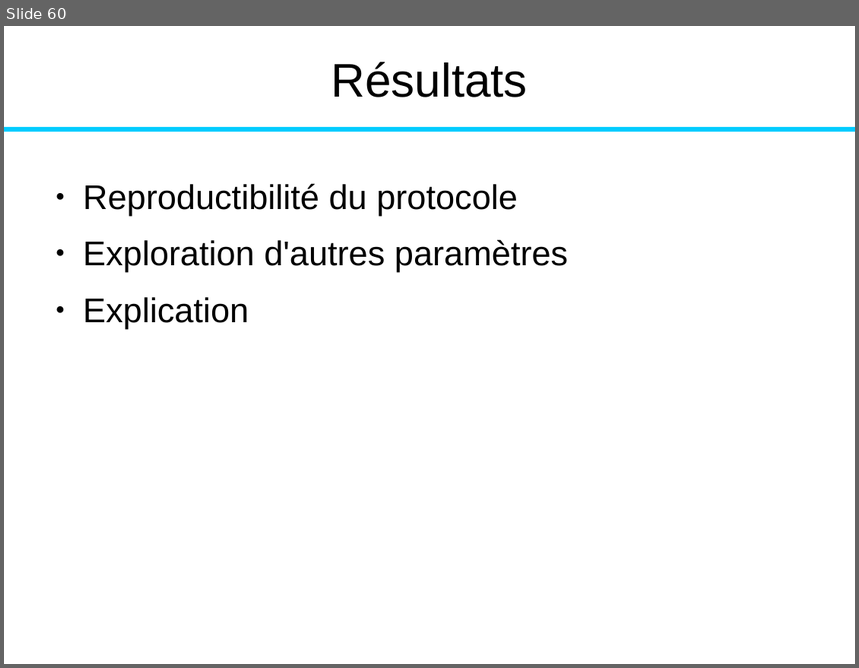
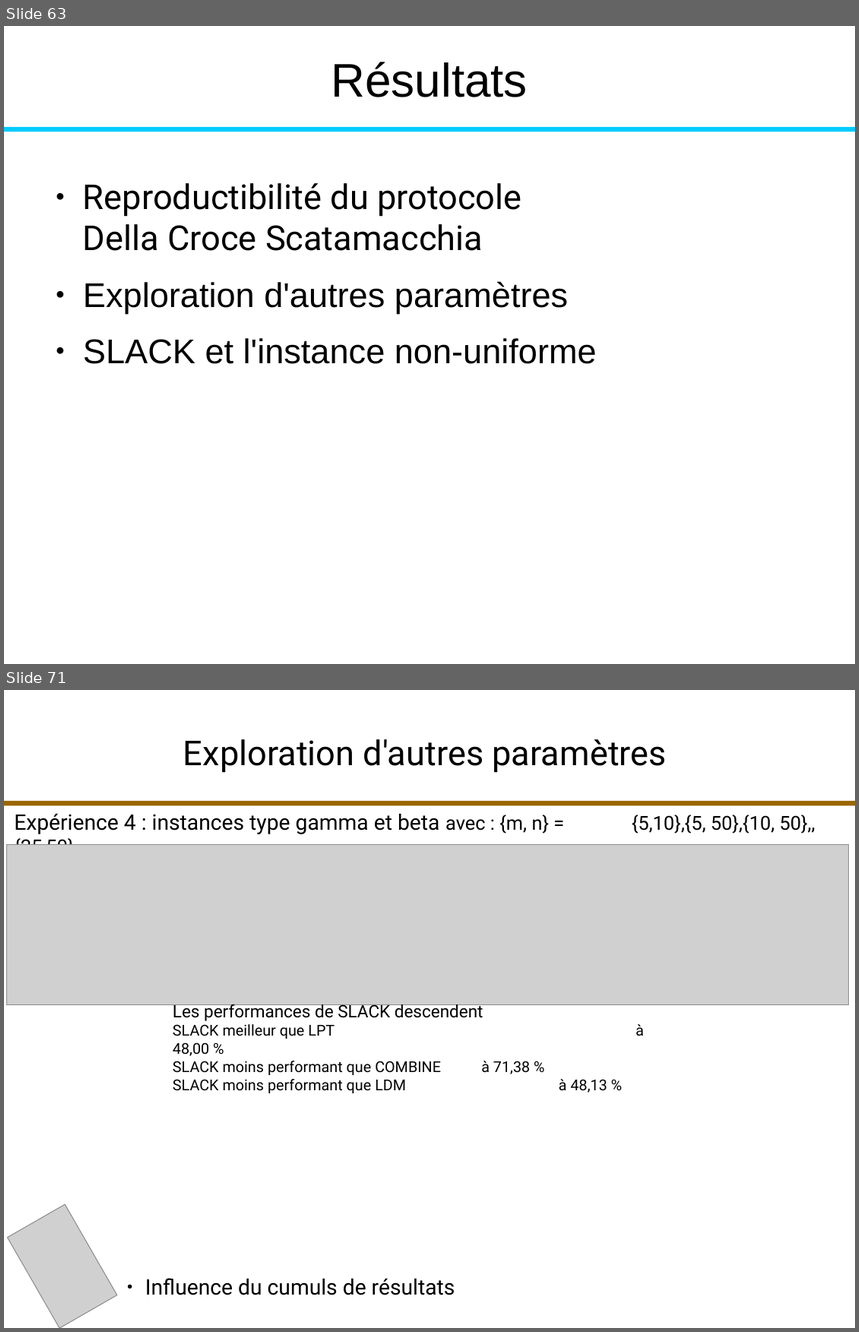
Before and after one commit to fColas68/eprLPT, a slide deck: presentation/presentation.odp. Shown one above the other, each under a label of ours: slide 60 before the commit, slides 63 and 71 after it; the slides between them are not shown. The pictures are 859x668 and 859x1332 pixels, drawn with LibreOffice and Linux fonts; fonts in the diff are those of the drawing; grey boxes stand for pictures. Boxes give left, top, right and bottom in pixels: in the first picture for what was removed or moved away, otherwise in the second. Text is boxed around its words. In the diff, an @@ line names an element or a change of style, - is before the commit and + after.

```diff
--- a/presentation/presentation.odp
+++ b/presentation/presentation.odp
@@ slide 71 added at box(4, 690, 855, 1328), background #FFFFFF @@
@@ title added at box(183, 739, 667, 773), 32 pt, text #000000 @@
+Exploration d'autres paramètres
@@ line added from (4, 803) to (855, 803), #996600 4.51 pt @@
@@ text added at box(14, 813, 816, 834), 18 pt, text #000000 @@
+Expérience 4 : instances type gamma et beta avec : {m, n} = {5,10},{5, 50},{10, 50},,{25,50}
@@ picture added at box(7, 844, 850, 1005) @@
@@ text added at box(173, 1002, 607, 1094), 14 pt, text #000000 @@
+Les performances de SLACK descendent
+SLACK meilleur que LPT à 48,00 %
+SLACK moins performant que COMBINE à 71,38 %
+SLACK moins performant que LDM à 48,13 %
@@ picture added at box(8, 1205, 118, 1328) @@
@@ text added at box(145, 1278, 455, 1296), 20 pt, text #000000 @@
+● Influence du cumuls de résultats
@@ what was slide 60 is now slide 63 @@
@@ slide 63 changed as well @@
@@ text at box(83, 183, 522, 251): text changed; font Arial to Roboto @@
-● Reproductibilité du protocole
+● Reproductibilité du protocole
+  Della Croce Scatamacchia
@@ text at box(83, 338, 597, 364): text changed @@
-● Explication
+● SLACK et l'instance non-uniforme
```
Also in this commit, not shown: 2 other slides changed, 24 other slides added, 1 slide removed.
